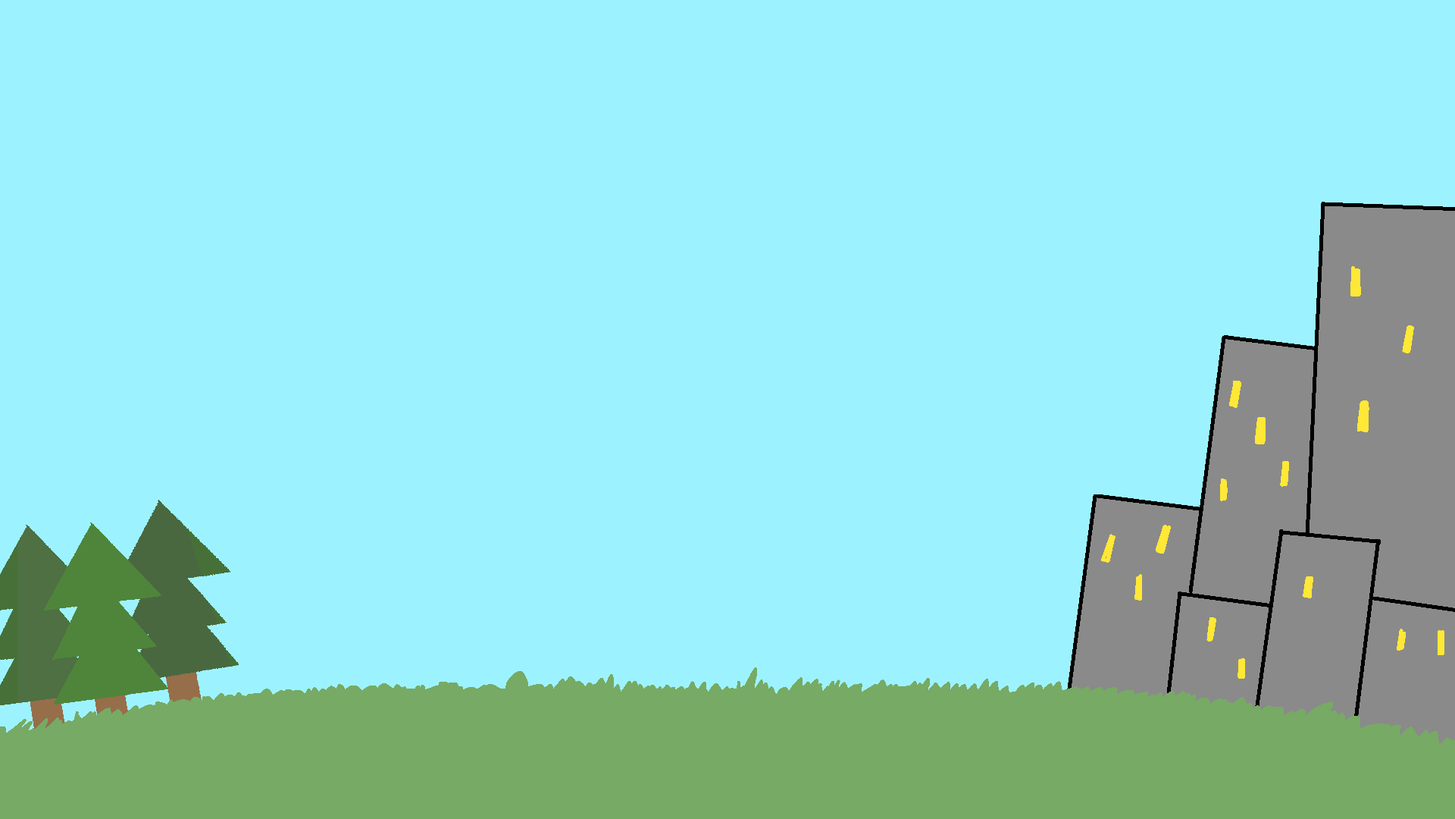
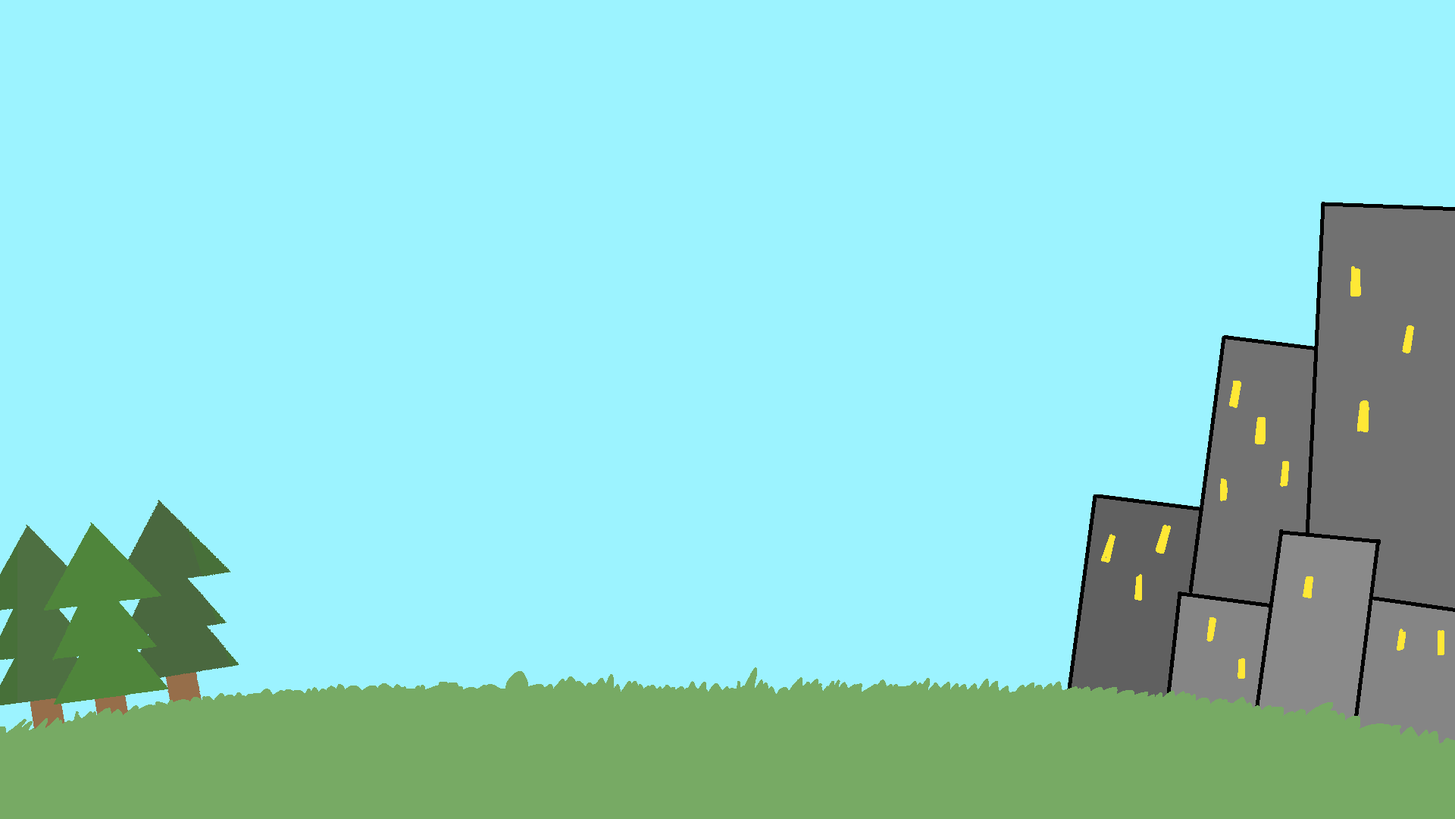
The second 1455x819 image is a revision of the first. Changes to its layers:
pixels changed over [1071, 206, 1455, 743] (layer not identified)
